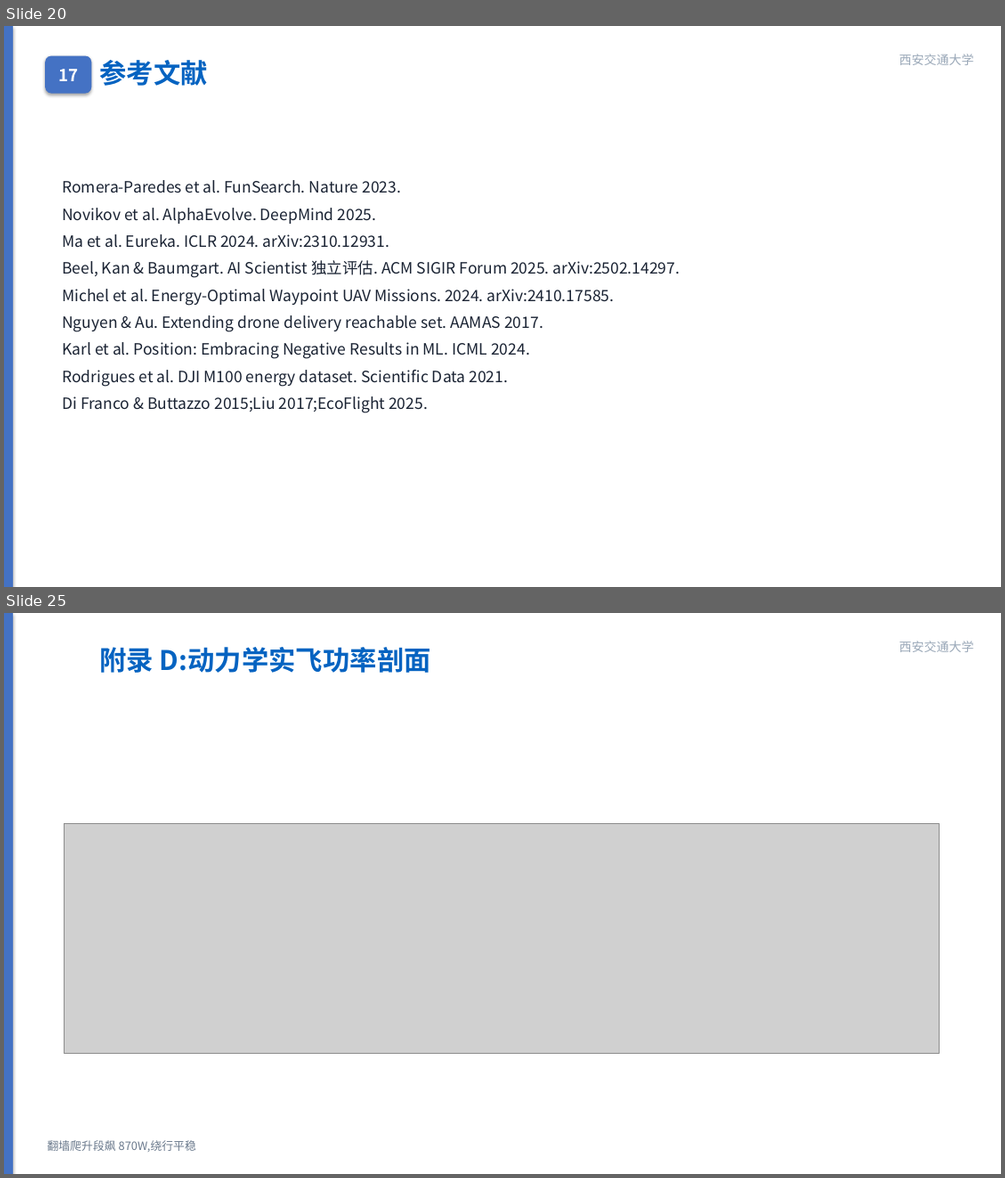
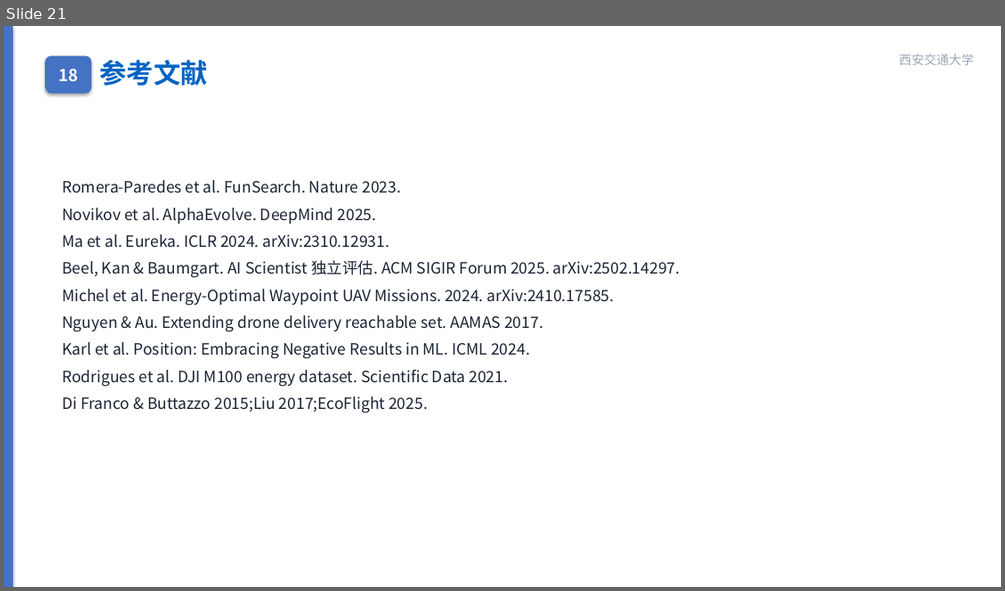
Before and after one commit to wbz0429/PathPlanningwithEnergy, a slide deck: autoresearch/energy_m100/experiments/midterm_defense.pptx. Shown one above the other, each under a label of ours: slides 20 and 25 before the commit, slide 21 after it; the slides between them are not shown. The pictures are 1005x1178 and 1005x591 pixels, drawn with LibreOffice and Linux fonts; fonts in the diff are those of the drawing; grey boxes stand for pictures. Boxes give left, top, right and bottom in pixels: in the first picture for what was removed or moved away, otherwise in the second. Text is boxed around its words. In the diff, an @@ line names an element or a change of style, - is before the commit and + after.

```diff
--- a/autoresearch/energy_m100/experiments/midterm_defense.pptx
+++ b/autoresearch/energy_m100/experiments/midterm_defense.pptx
@@ slide 25 removed at [4,613,1001,1174], background #FFFFFF @@
@@ rectangle removed at [4,613,13,1174] @@
@@ text removed at [99,647,431,673] @@
-附录 D:动力学实飞功率剖面
@@ text removed at [899,641,974,652] @@
-西安交通大学
@@ picture removed at [64,823,938,1053] @@
@@ text removed at [48,1140,196,1151] @@
-翻墙爬升段飙 870W,绕行平稳
@@ what was slide 20 is now slide 21 @@
@@ slide 21 changed as well @@
@@ text in rounded rectangle at [58,69,78,82]: text changed @@
-17
+18
```
Also in this commit, not shown: 10 other slides changed, 4 other slides removed, 3 other files.
